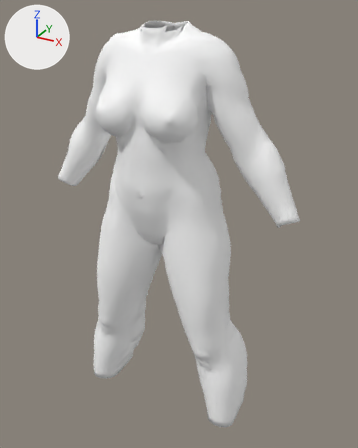
What one commit did to the glTF model assets/templates/female/kaftan.glb.
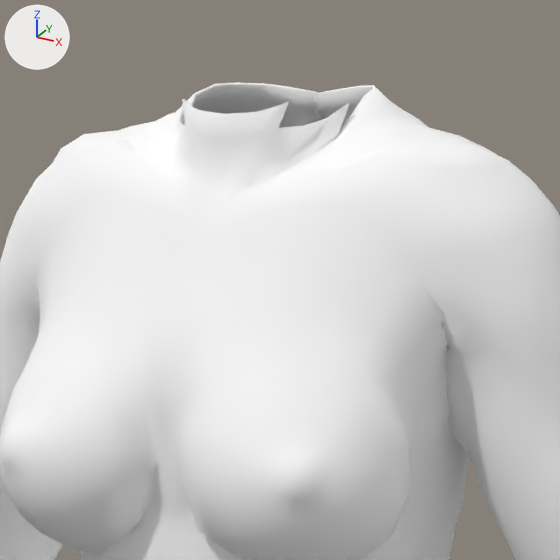
Old and new are each drawn whole from a 50 mm camera at (0.739, -1.274, 1.485) aimed at (0.038, 0.001, 0.848) and again close up on the part from 27% to 66% of the width and 0% to 31% of the height. Every picture has the same lights, and +X, +Y and +Z are marked at upper left. The older version's two pictures come first. Vertices at exactly the same position are counted once.

Names of what the first close-up shows: 'kaftan_female'.
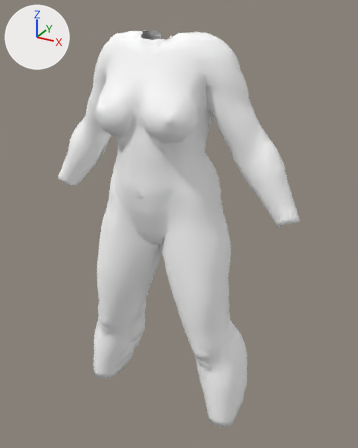
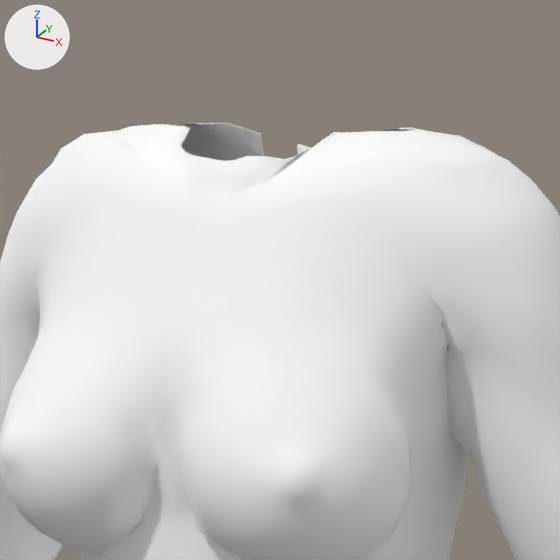
Pixel boxes [x1, y1, x2, y2] of what changed, in the close-ups (560 x 560 px):
'kaftan_female', reshaped: before [0, 82, 560, 560]; after [0, 123, 560, 560]
part 1 of me_kaftan_female, cut back: before [134, 82, 459, 182]; after [139, 123, 459, 182]

The edits, one by one:
me_kaftan_female is used by ob_kaftan_female; location (0.0, 0.0, 0.0).
me_kaftan_female had 7332 vertices, 14684 faces and spanned x -0.422..0.426, y -0.191..0.119, z 0.181..1.447.
me_kaftan_female now has 7240 vertices, 14500 faces and spans x -0.422..0.426, y -0.191..0.119, z 0.181..1.42.
Part 1, on me_kaftan_female:
140 vertices are removed from x -0.081..0.081, y -0.082..0.064, z 1.391..1.447.
342 faces are deleted.
4 vertices in x -0.094..0.094, y -0.01..-0.004, z 1.427 move by (0.0, 0.0, -0.007).
4 vertices in x 0.0..0.03, y -0.081..-0.076, z 1.401..1.405 move by (0.0, 0.001, 0.001).
4 vertices in x -0.093..0.093, y -0.004..0.023, z 1.424 move by (0.0, 0.0, -0.004).
17 vertices move from x -0.106..0.106, y -0.081..0.023, z 1.402..1.432 to x -0.106..0.106, y -0.081..0.023, z 1.403..1.42.
48 vertices are added at x -0.081..0.081, y -0.081..0.064, z 1.391..1.42.
158 new faces join them.
